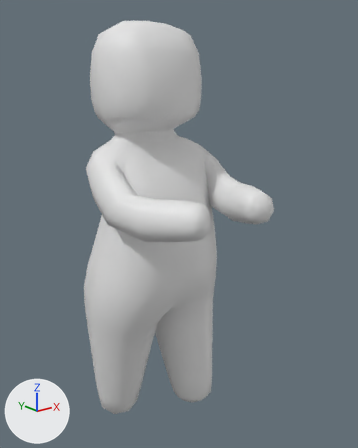
Renders of the glTF model godot/assets/models/base_blob.glb from each side of a commit.
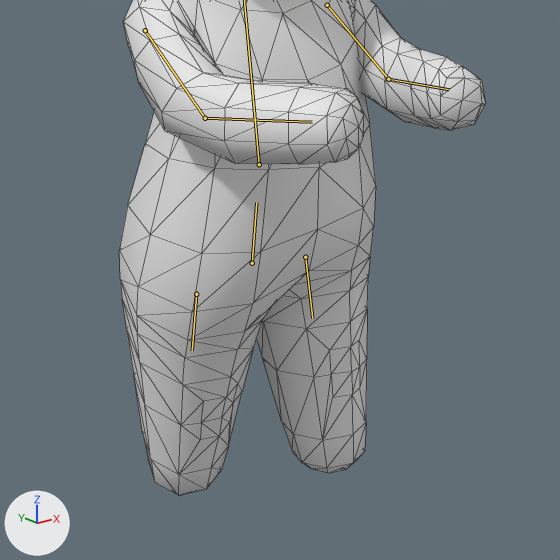
Each version is shown whole from a 50 mm lens placed at (-1.42, -2.03, 1.87), pointed at (0.04, -0.2, 1.14), then close up on the part from 6% to 87% of the width and 35% to 100% of the height. The axes (+X, +Y, +Z) are drawn at lower left. The lights are the same throughout. Both versions are drawn at frame 0 of the action 'Catch'; the numbers are the values there. The bones that bend it are drawn over the model as lines in the close-ups. The close-ups show mesh edges as thin lines.
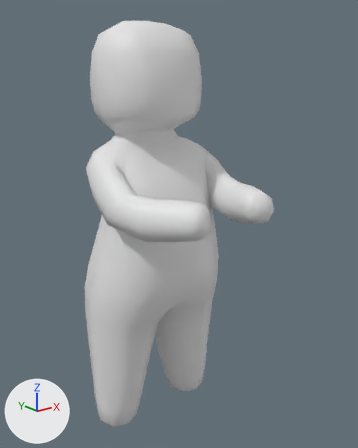
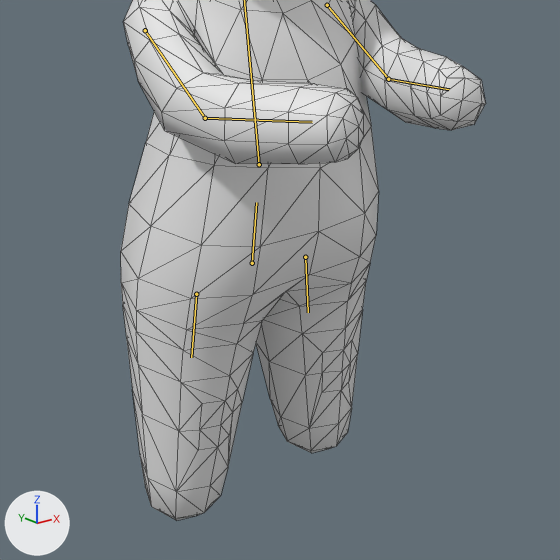
Where the change shows, as pixel boxes [x1, y1, x2, y2] in the close-ups (560 x 560 px):
'Cube', posed: before [119, 0, 486, 495]; after [121, 0, 486, 521]
bone 'UpperLeg.L', root to tip: before (305, 257) to (312, 318); after (305, 257) to (308, 312)
bone 'UpperLeg.R', root to tip: before (196, 294) to (192, 350); after (196, 294) to (191, 357)

What the commit changed:
Bone 'UpperLeg.L' (bone_upperleg_l) turns from (-11, -1, 4) to (0, 0, 0) degrees about its own x, y and z.
Bone 'UpperLeg.R' (bone_upperleg_r) turns from (8, -1, -6) to (0, 0, 0) degrees about its own x, y and z.
